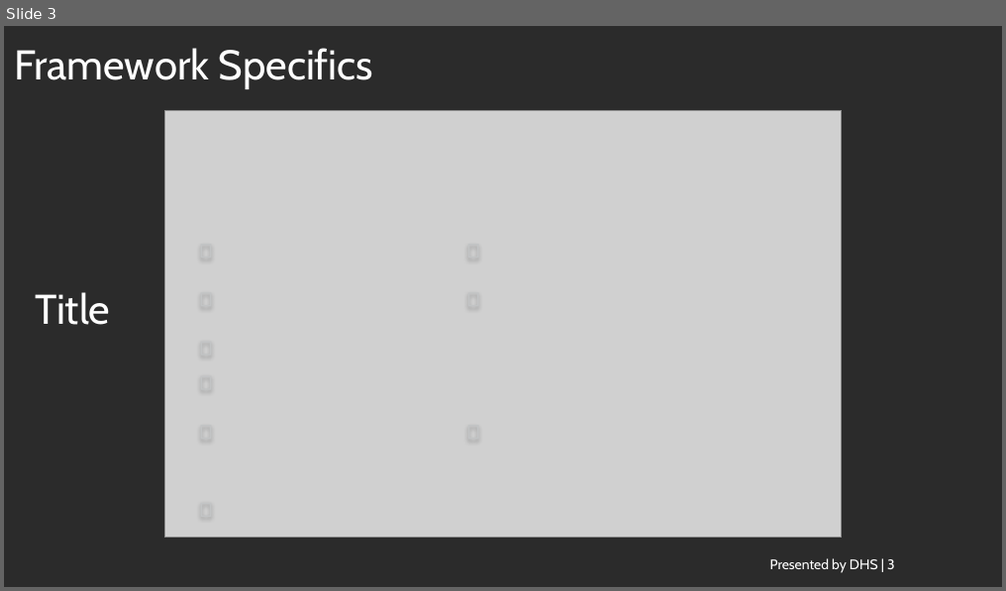
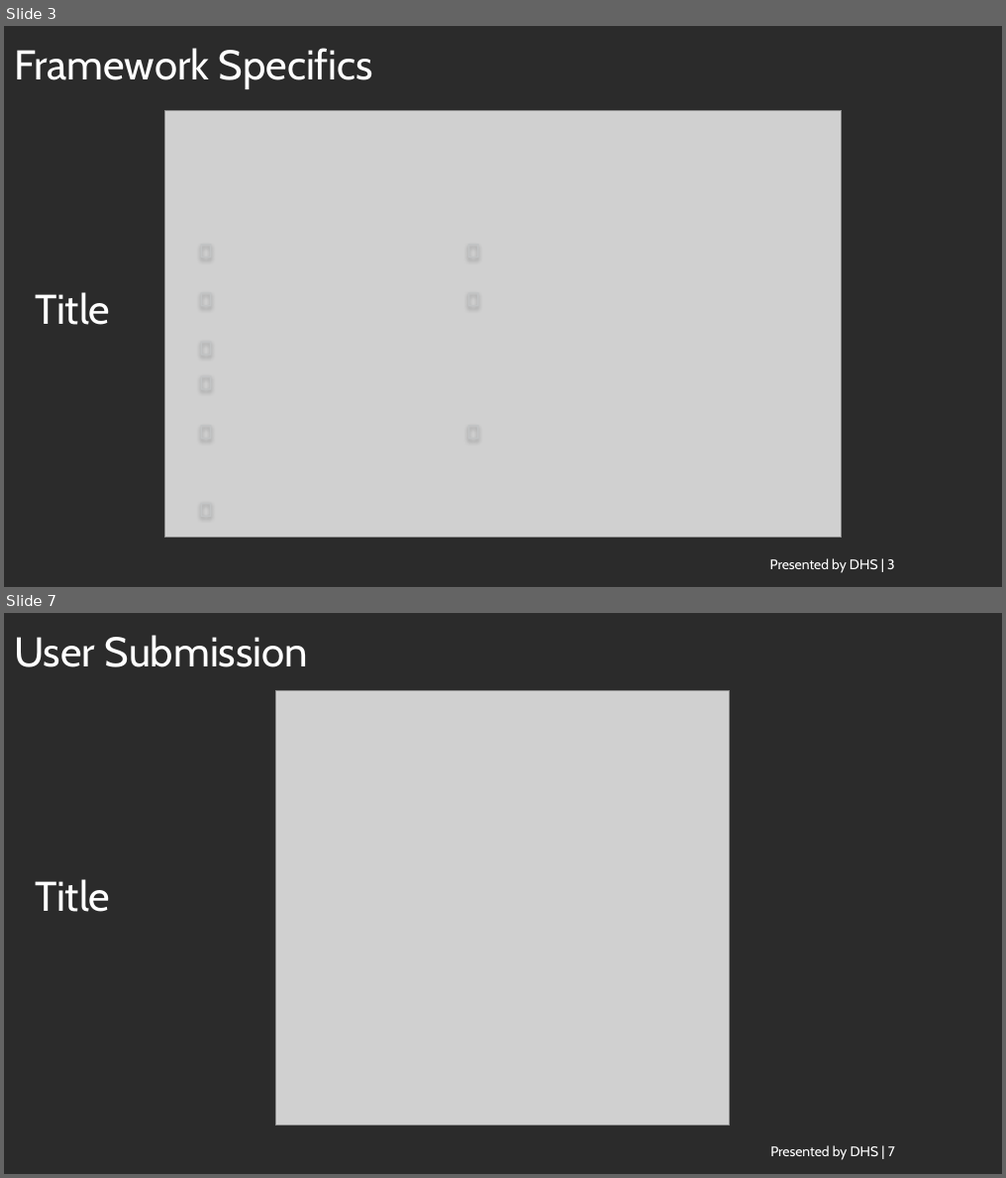
Before and after one commit to ethanmoscot/gao-ai, a slide deck: doc/gao_ai_proposal.pptx. Shown one above the other, each under a label of ours: slide 3 before the commit, slides 3 and 7 after it; the slides between them are not shown. The pictures are 1006x591 and 1006x1178 pixels, drawn with LibreOffice and Linux fonts; fonts in the diff are those of the drawing; grey boxes stand for pictures; background and template pictures are left out; a plain dark background stands for a picture behind light text. Boxes give left, top, right and bottom in pixels: in the first picture for what was removed or moved away, otherwise in the second. Text is boxed around its words. In the diff, an @@ line names an element or a change of style, - is before the commit and + after.

```diff
--- a/doc/gao_ai_proposal.pptx
+++ b/doc/gao_ai_proposal.pptx
@@ slide 7 added at [4,613,1002,1174], background picture (left out); not listed: 1 template element that a slide beside it also shows @@
@@ title added at [14,635,308,667], 30 pt, text #FFFFFF @@
+User Submission
@@ picture added at [275,691,730,1126] @@
@@ text added at [770,1146,895,1160], 10 pt, text #FFFFFF @@
+Presented by DHS | 7
```
Also in this commit, not shown: 3 slides changed, 3 other slides added, 4 slides removed.
